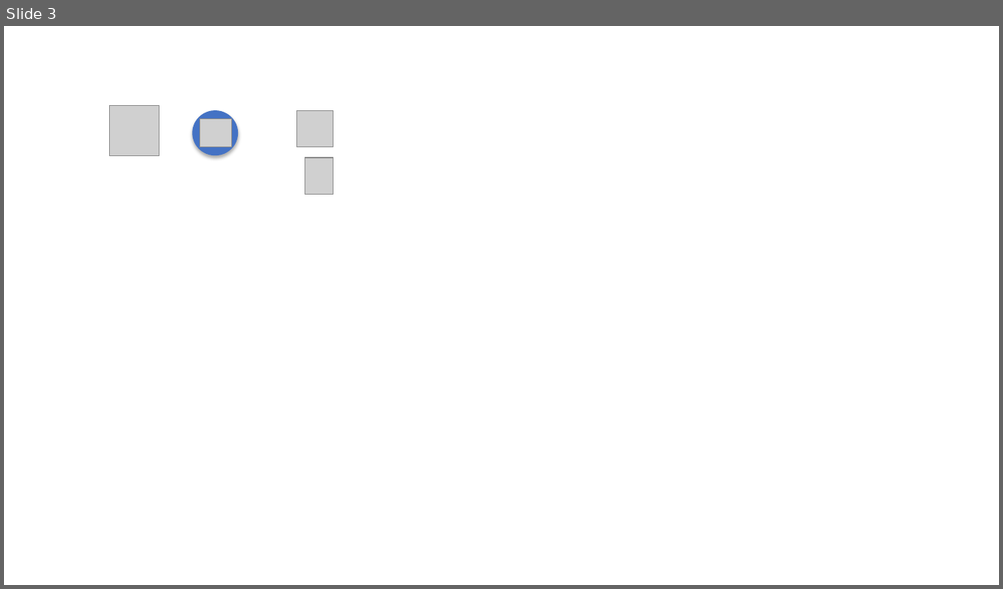
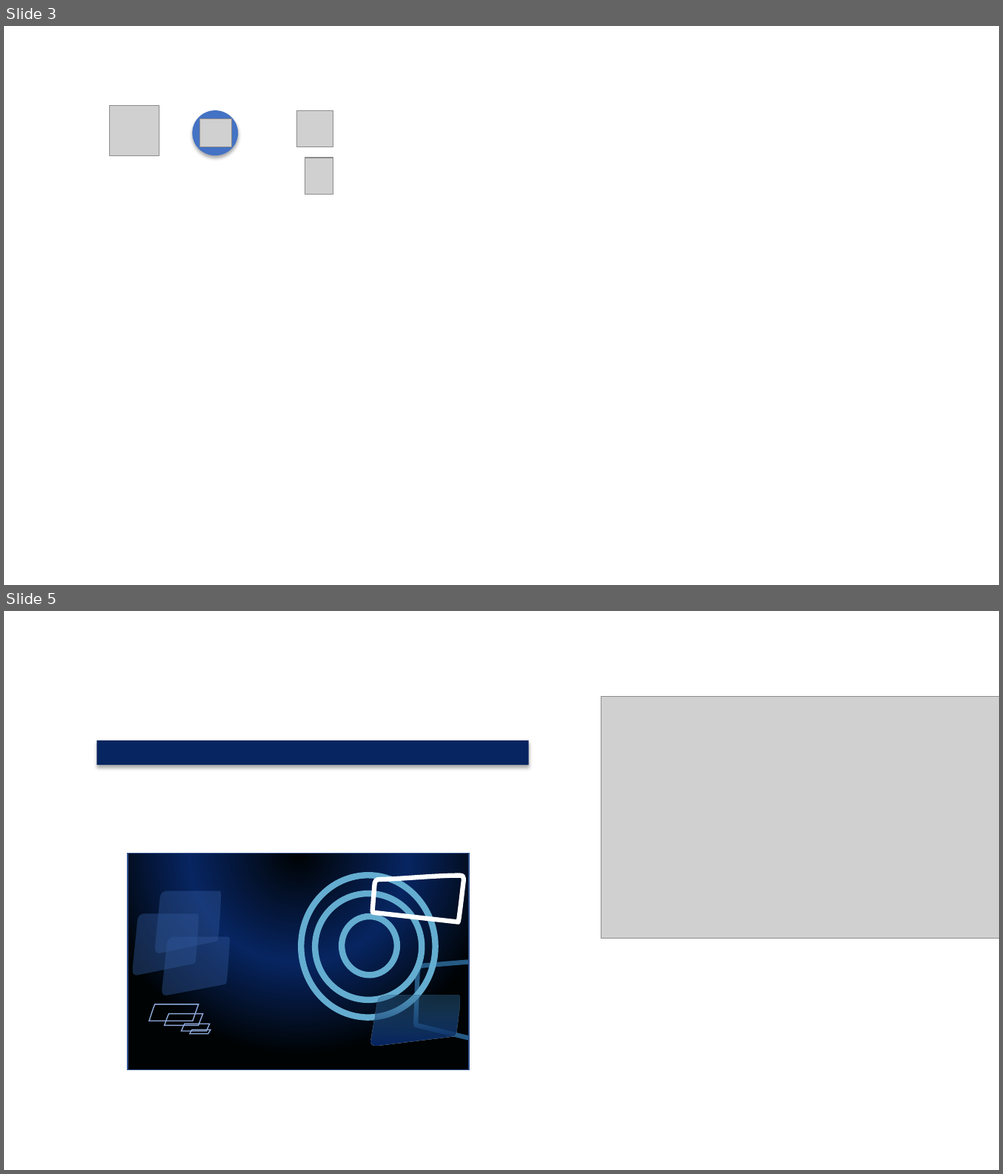
Before and after one commit to geovannioytamay/EnramadaSalas, a slide deck: Presentación1.pptx. Shown one above the other, each under a label of ours: slide 3 before the commit, slides 3 and 5 after it; the slides between them are not shown. The pictures are 1003x589 and 1003x1174 pixels, drawn with LibreOffice and Linux fonts; fonts in the diff are those of the drawing; grey boxes stand for pictures; background and template pictures are left out. Boxes give left, top, right and bottom in pixels: in the first picture for what was removed or moved away, otherwise in the second. Text is boxed around its words. In the diff, an @@ line names an element or a change of style, - is before the commit and + after.

```diff
--- a/Presentación1.pptx
+++ b/Presentación1.pptx
@@ slide 5 added at box(4, 611, 999, 1170), background #FFFFFF @@
@@ picture added at box(601, 697, 999, 940) @@
@@ rectangle added at box(97, 741, 529, 766), fill #072561 @@
@@ rectangle added at box(128, 854, 469, 1070), fill gradient #000304 to #072561, outline #325491 1 pt @@
@@ ellipse added at box(301, 875, 435, 1017), outline #FFFFFF 6 pt @@
@@ freeform shape added at box(373, 876, 464, 922), outline #FFFFFF 4.5 pt @@
@@ freeform shape added at box(156, 891, 221, 954), fill #2F5597 at 44% opacity, outline #25557B 0.1 pt @@
@@ ellipse added at box(315, 894, 422, 1000), outline #FFFFFF 6 pt @@
@@ freeform shape added at box(133, 914, 199, 975), fill #2F5597 at 44% opacity, outline #25557B 0.1 pt @@
@@ ellipse added at box(342, 917, 397, 976), outline #FFFFFF 6 pt @@
@@ freeform shape added at box(162, 937, 229, 995), fill #2F5597 at 44% opacity, outline #25557B 0.1 pt @@
@@ freeform shape added at box(416, 963, 468, 1039), outline #64ADD0 4.5 pt @@
@@ freeform shape added at box(149, 1005, 198, 1022), outline #8FAADC 1 pt @@
@@ freeform shape added at box(371, 995, 460, 1046), fill gradient #2E6792 to #072561, outline #25557B 0.1 pt @@
@@ freeform shape added at box(165, 1014, 203, 1026), outline #8FAADC 1 pt @@
@@ freeform shape added at box(182, 1025, 210, 1032), outline #8FAADC 1 pt @@
@@ freeform shape added at box(190, 1031, 210, 1034), outline #8FAADC 1 pt @@
```
Also in this commit, not shown: 1 other slide added, 1 slide removed.
